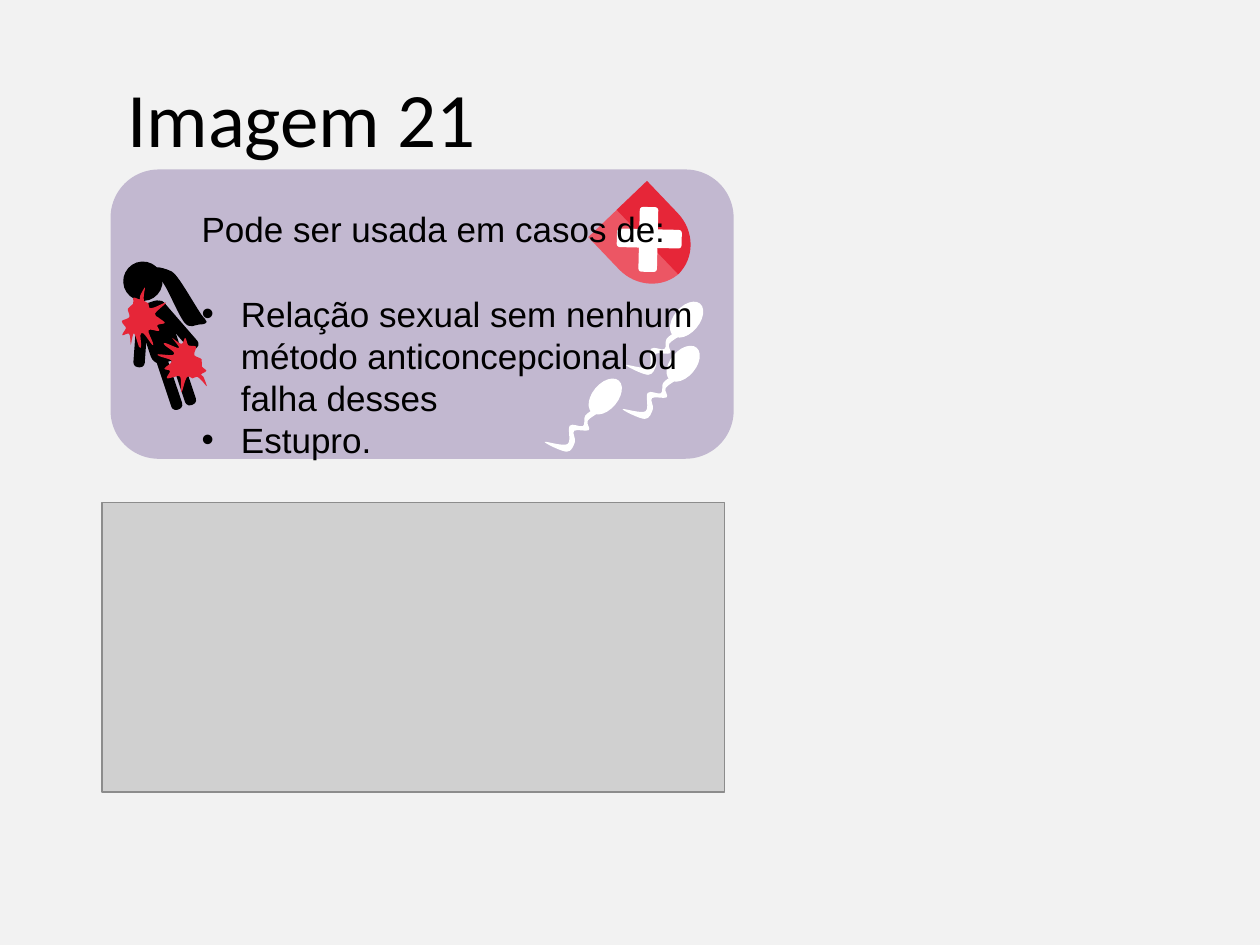
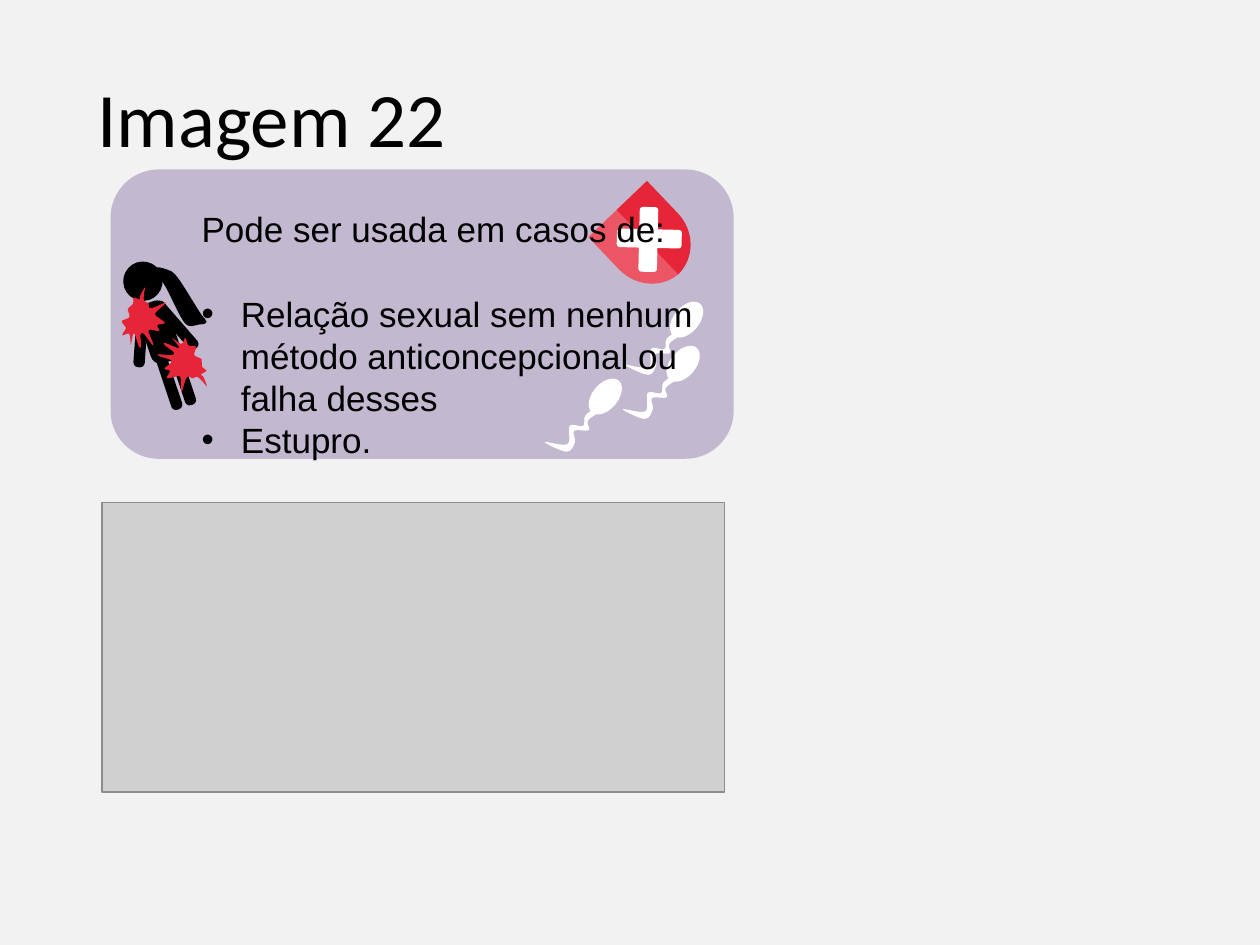
Before and after one commit to gustavogitzel/Discussex, a slide deck: slide 22 of Rascunhos/Imagens PrevContracep.pptx (slide 19 before the commit). Drawn at 1260x945 pixels with LibreOffice and Linux fonts; fonts in the diff are those of the drawing; grey boxes stand for pictures. Boxes give left, top, right and bottom in pixels: in the first picture for what was removed or moved away, otherwise in the second. Text is boxed around its words. In the diff, an @@ line names an element or a change of style, - is before the commit and + after.

```diff
--- a/Rascunhos/Imagens PrevContracep.pptx
+++ b/Rascunhos/Imagens PrevContracep.pptx
@@ title at box(98, 97, 446, 161): text changed @@
-Imagem 21
+Imagem 22
```
Also in this commit, not shown: 6 other slides changed, 4 slides added, 1 slide removed.
